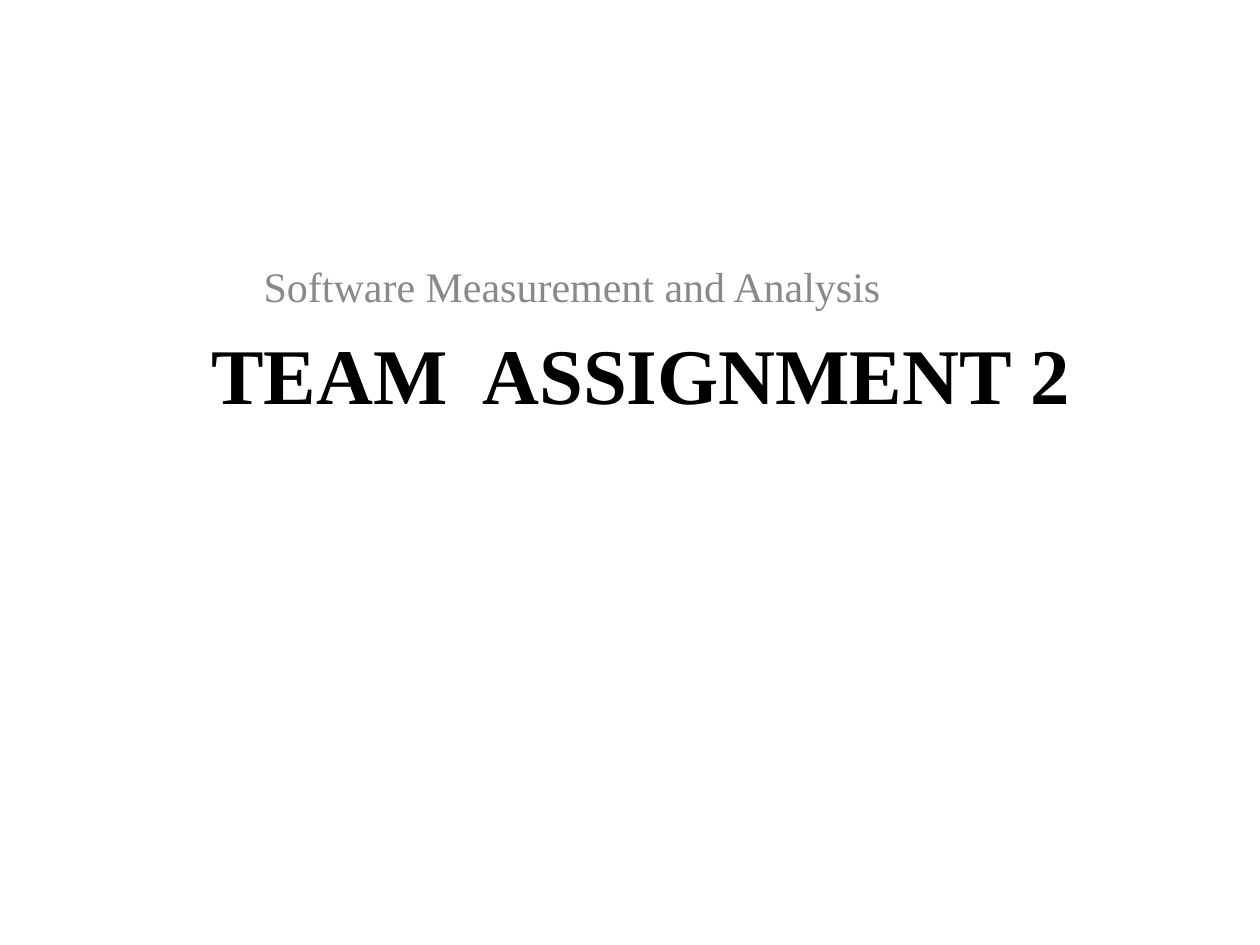
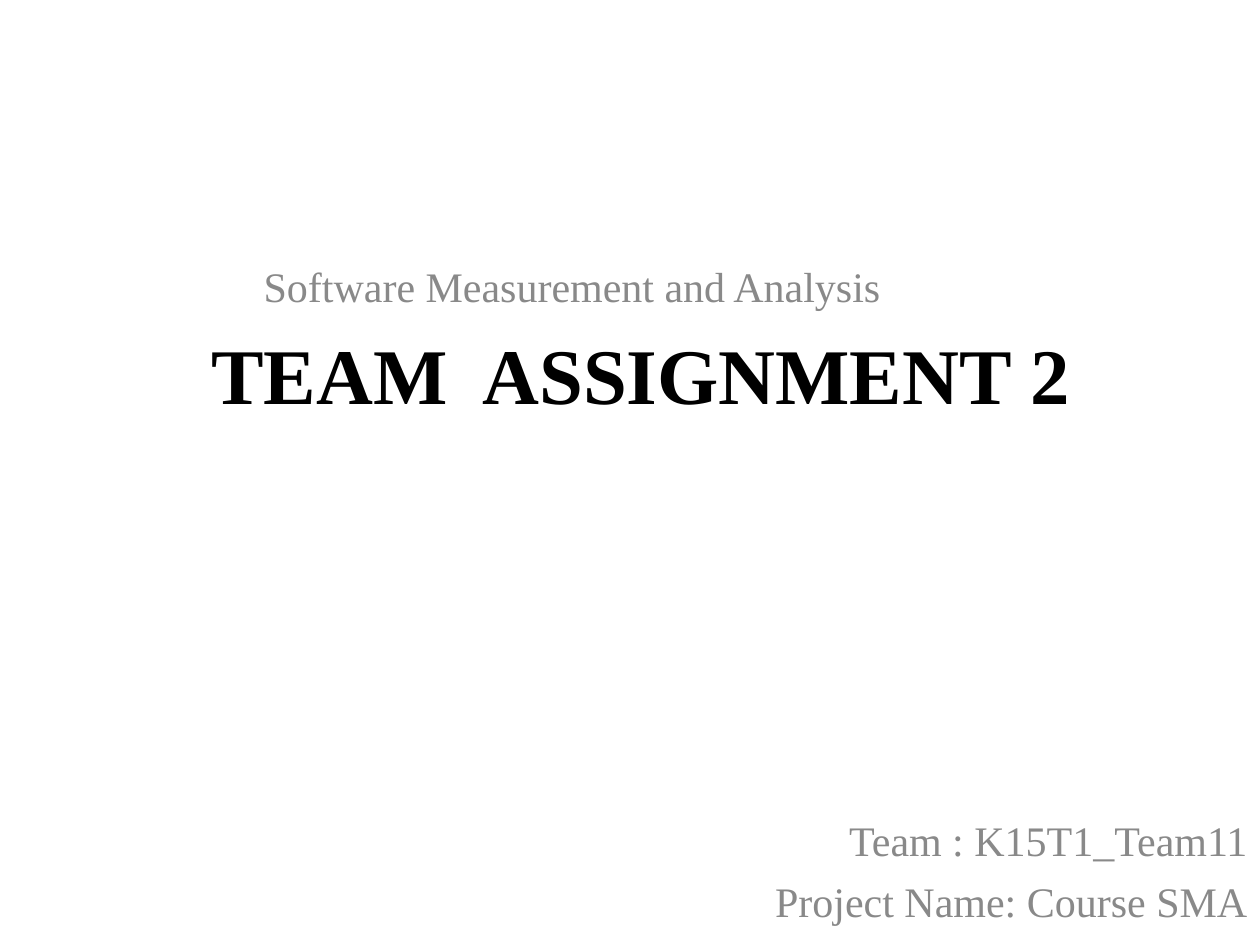
Before and after one commit to T138384/vlu-k15t1-team11, a slide deck: slide 1 of SMA - Software Measurement & Analysis/Asignment-02/K15T1-Team11-Team Assignment2/K15T1-Team11-Team Assignment2.ppt. Drawn at 1260x945 pixels with LibreOffice and Linux fonts; fonts in the diff are those of the drawing; background and template pictures are left out. Boxes give left, top, right and bottom in pixels: in the first picture for what was removed or moved away, otherwise in the second. Text is boxed around its words. In the diff, an @@ line names an element or a change of style, - is before the commit and + after.

```diff
--- a/SMA - Software Measurement & Analysis/Asignment-02/K15T1-Team11-Team Assignment2/K15T1-Team11-Team Assignment2.ppt
+++ b/SMA - Software Measurement & Analysis/Asignment-02/K15T1-Team11-Team Assignment2/K15T1-Team11-Team Assignment2.ppt
@@ text added at <box>775,828,1247,926</box>, 24 pt, text #898989 @@
+Team : K15T1_Team11
+Project Name: Course SMA
```
Also in this commit, not shown: 2 other files.
